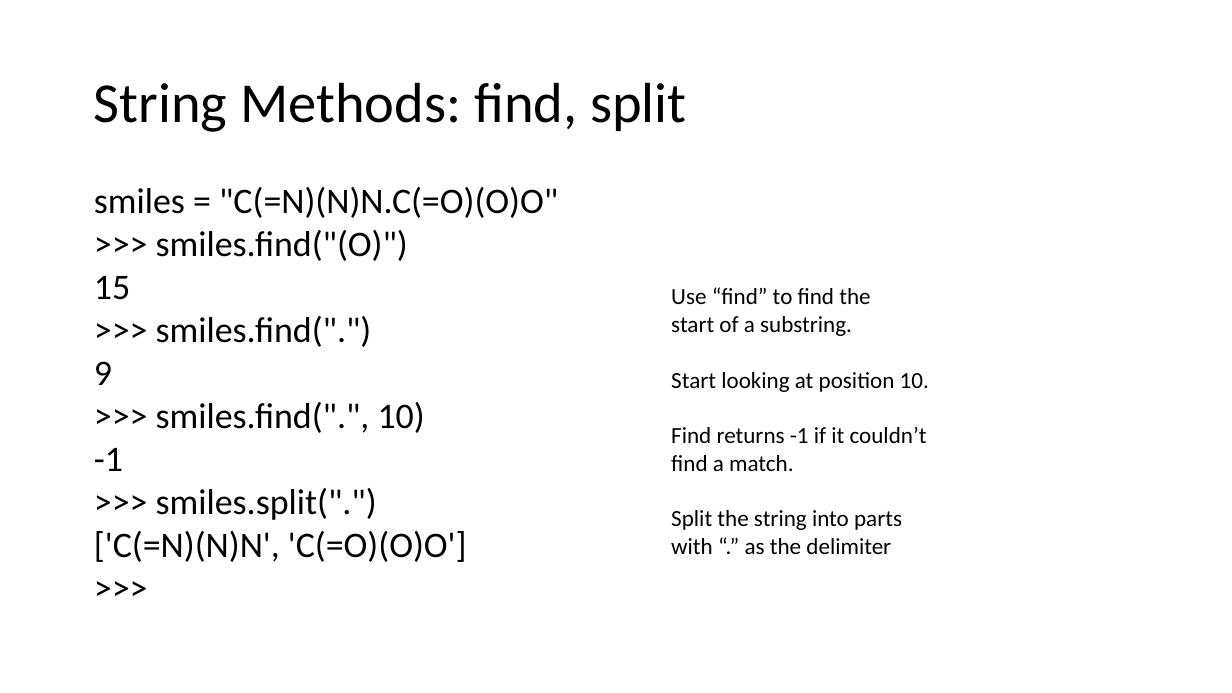
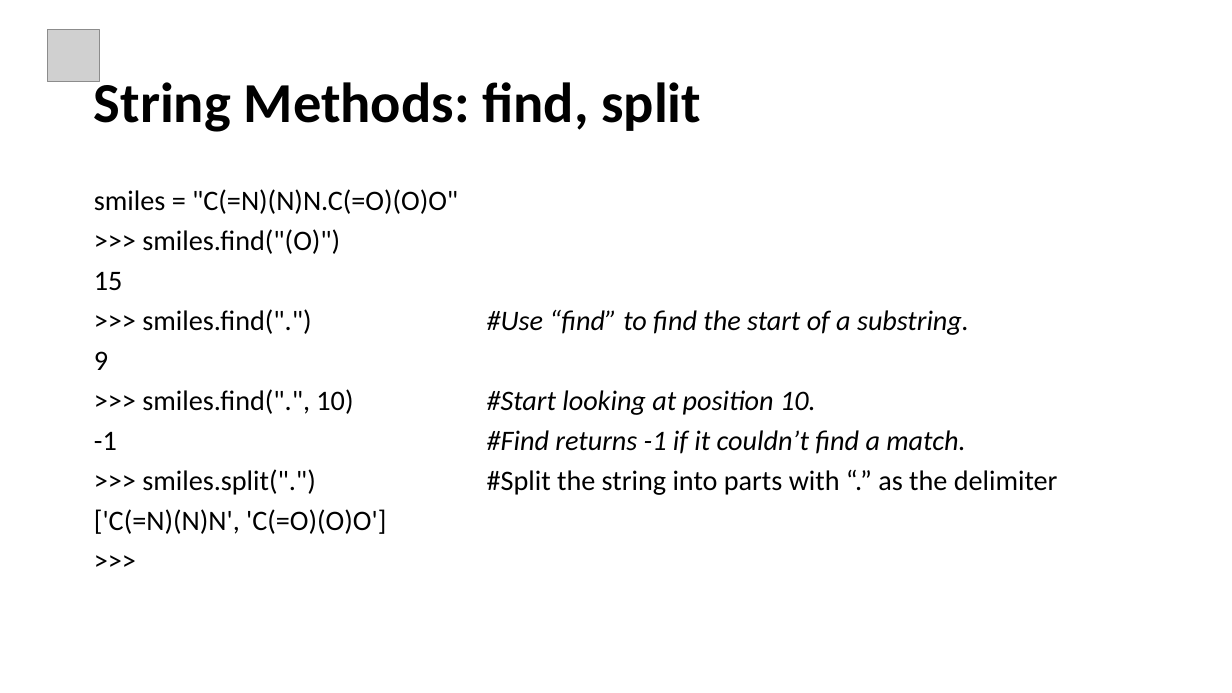
Before and after one commit to ankitagrawal579/Python, a slide deck: slide 17 of Python Ppt.pptx (slide 19 before the commit). Drawn at 1232x693 pixels with LibreOffice and Linux fonts; fonts in the diff are those of the drawing; grey boxes stand for pictures. Boxes give left, top, right and bottom in pixels: in the first picture for what was removed or moved away, otherwise in the second. Text is boxed around its words. In the diff, an @@ line names an element or a change of style, - is before the commit and + after.

```diff
--- a/Python Ppt.pptx
+++ b/Python Ppt.pptx
@@ picture added at (x1=47, y1=30, x2=99, y2=81) @@
@@ title "String Methods: find, split" at (x1=94, y1=74, x2=701, y2=132): bold on @@
@@ text at (x1=94, y1=189, x2=458, y2=291): size 28 to 22 pt in "smiles = "C(=N)(N)N.C(=O)(O)O"", ">>> smiles.find("(O)")", "15", "9" and 2 more places; line spacing 0.7 to 0.8 @@
@@ text removed at (x1=671, y1=287, x2=929, y2=554) @@
-Use “find” to find the
-start of a substring.
-Start looking at position 10.
-Find returns -1 if it couldn’t
-find a match.
-Split the string into parts
-with “.” as the delimiter
@@ text at (x1=142, y1=309, x2=969, y2=335): text changed; size 28 to 22 pt; italic on @@
->>> smiles.find(".")
+>>> smiles.find(".") #Use “find” to find the start of a substring.
@@ text at (x1=487, y1=390, x2=1058, y2=495): text changed; size 28 to 22 pt @@
->>> smiles.find(".", 10)
--1
->>> smiles.split(".")
+>>> smiles.find(".", 10) #Start looking at position 10.
+-1 #Find returns -1 if it couldn’t find a match.
+>>> smiles.split(".") #Split the string into parts with “.” as the delimiter
```
Also in this commit, not shown: 23 other slides changed, 20 slides added, 3 slides removed.
